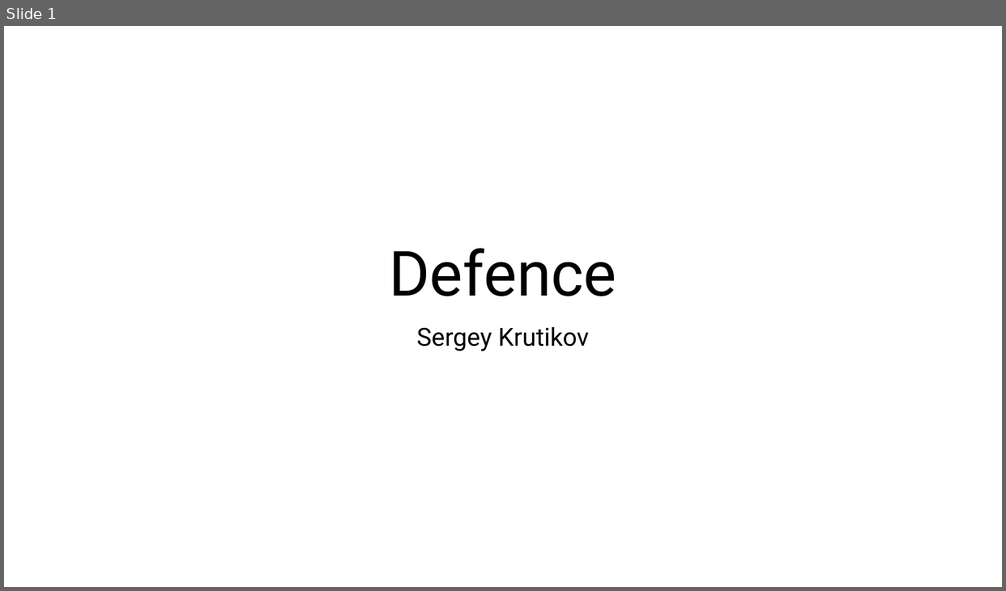
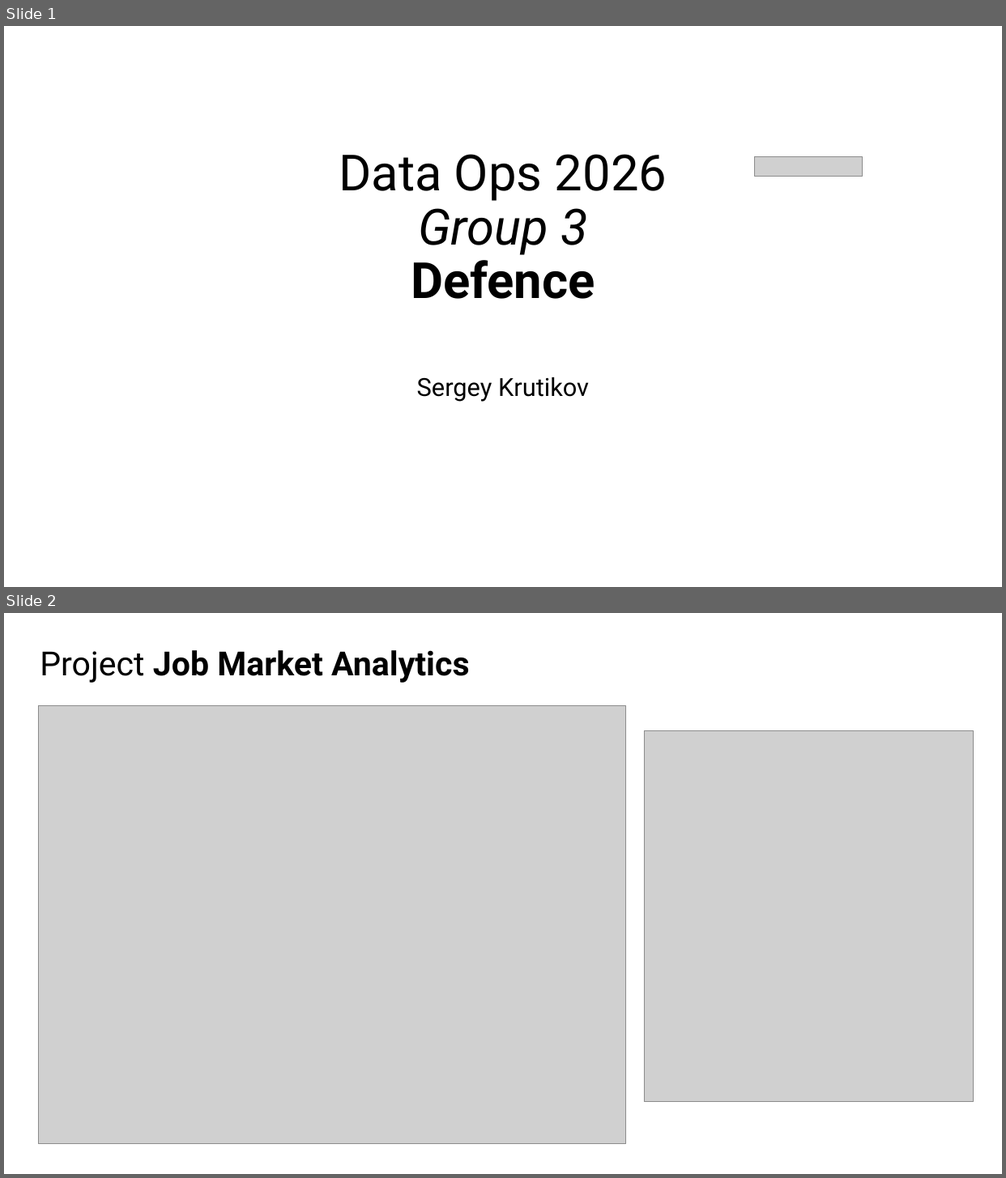
Before and after one commit to skrutikov/german-job-market-analytics, a slide deck: docs/defence2/Defence.pptx. Shown one above the other, each under a label of ours: slide 1 before the commit, slides 1 and 2 after it. The pictures are 1006x591 and 1006x1178 pixels, drawn with LibreOffice and Linux fonts; fonts in the diff are those of the drawing; grey boxes stand for pictures. Boxes give left, top, right and bottom in pixels: in the first picture for what was removed or moved away, otherwise in the second. Text is boxed around its words. In the diff, an @@ line names an element or a change of style, - is before the commit and + after.

Commit message:
Add some slides to the defence presentation

```diff
--- a/docs/defence2/Defence.pptx
+++ b/docs/defence2/Defence.pptx
@@ slide 2 added at box(4, 613, 1002, 1174), background #FFFFFF @@
@@ title added at box(40, 650, 469, 683), 32 pt, text #000000, bold @@
+Project Job Market Analytics
@@ picture added at box(39, 706, 626, 1144) @@
@@ picture added at box(644, 731, 974, 1102) @@
@@ slide 1 changed as well @@
@@ title at box(339, 154, 667, 299): text changed; size 60 to 48 pt @@
-Defence
+Data Ops 2026
+Group 3
+Defence
@@ picture added at box(755, 157, 862, 176) @@
@@ subtitle "Sergey Krutikov" at box(417, 378, 589, 402): vertical alignment top to middle @@
```
Also in this commit, not shown: 2 other slides changed, 2 other slides added, 1 slide removed, 1 other file.
